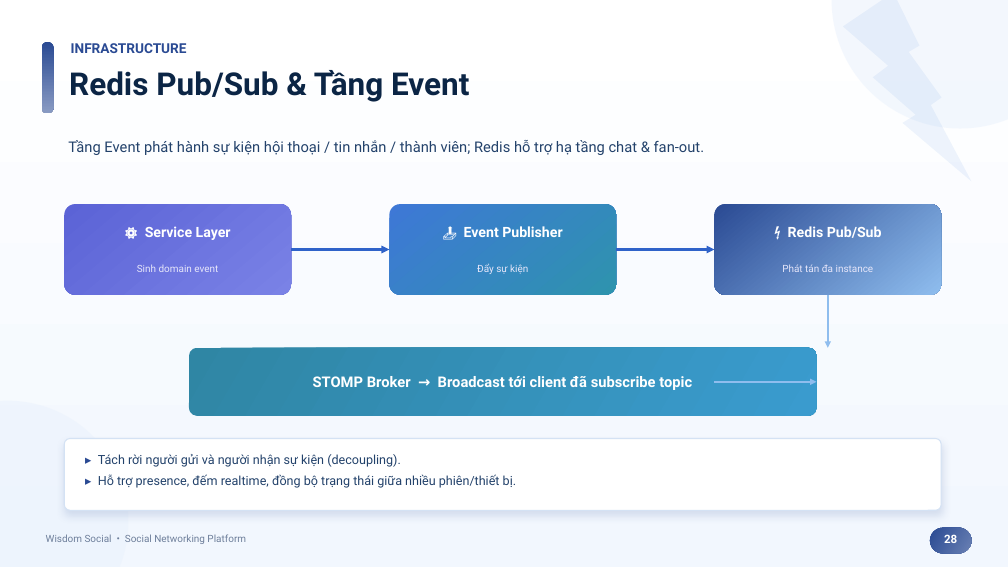
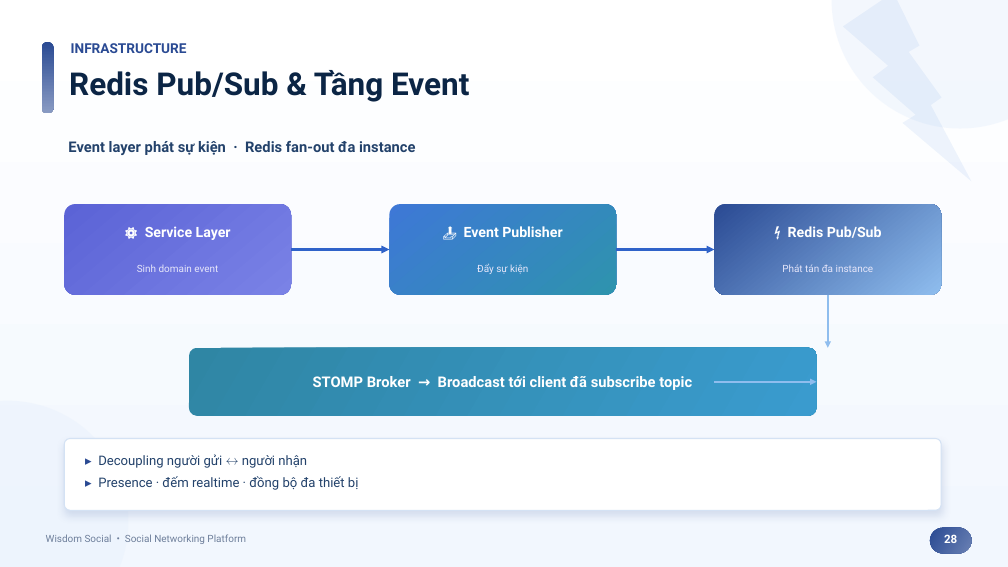
Before and after one commit to HuuThai2910/wisdom-social, a slide deck: slide 28 of Wisdom_Social_Presentation.pptx. Drawn at 1008x567 pixels with LibreOffice and Linux fonts; fonts in the diff are those of the drawing. Boxes give left, top, right and bottom in pixels: in the first picture for what was removed or moved away, otherwise in the second. Text is boxed around its words. In the diff, an @@ line names an element or a change of style, - is before the commit and + after.

```diff
--- a/Wisdom_Social_Presentation.pptx
+++ b/Wisdom_Social_Presentation.pptx
@@ text at (68,141,415,155): text changed; bold on @@
-Tầng Event phát hành sự kiện hội thoại / tin nhắn / thành viên; Redis hỗ trợ hạ tầng chat & fan-out.
+Event layer phát sự kiện · Redis fan-out đa instance
@@ text at (98,454,359,490): text changed; size 12 to 12.5 pt @@
-▸ Tách rời người gửi và người nhận sự kiện (decoupling).
-▸ Hỗ trợ presence, đếm realtime, đồng bộ trạng thái giữa nhiều phiên/thiết bị.
+▸ Decoupling người gửi ↔ người nhận
+▸ Presence · đếm realtime · đồng bộ đa thiết bị
```
Also in this commit, not shown: 21 other slides changed, 1 other file.
